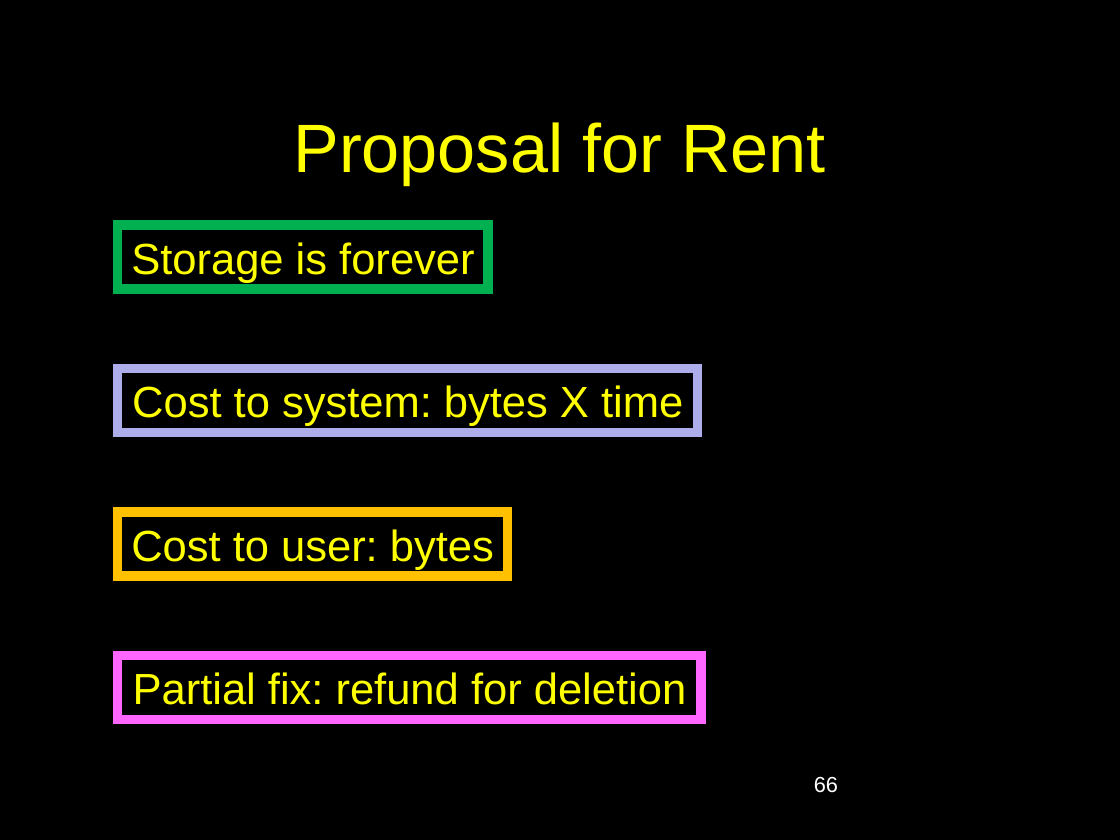
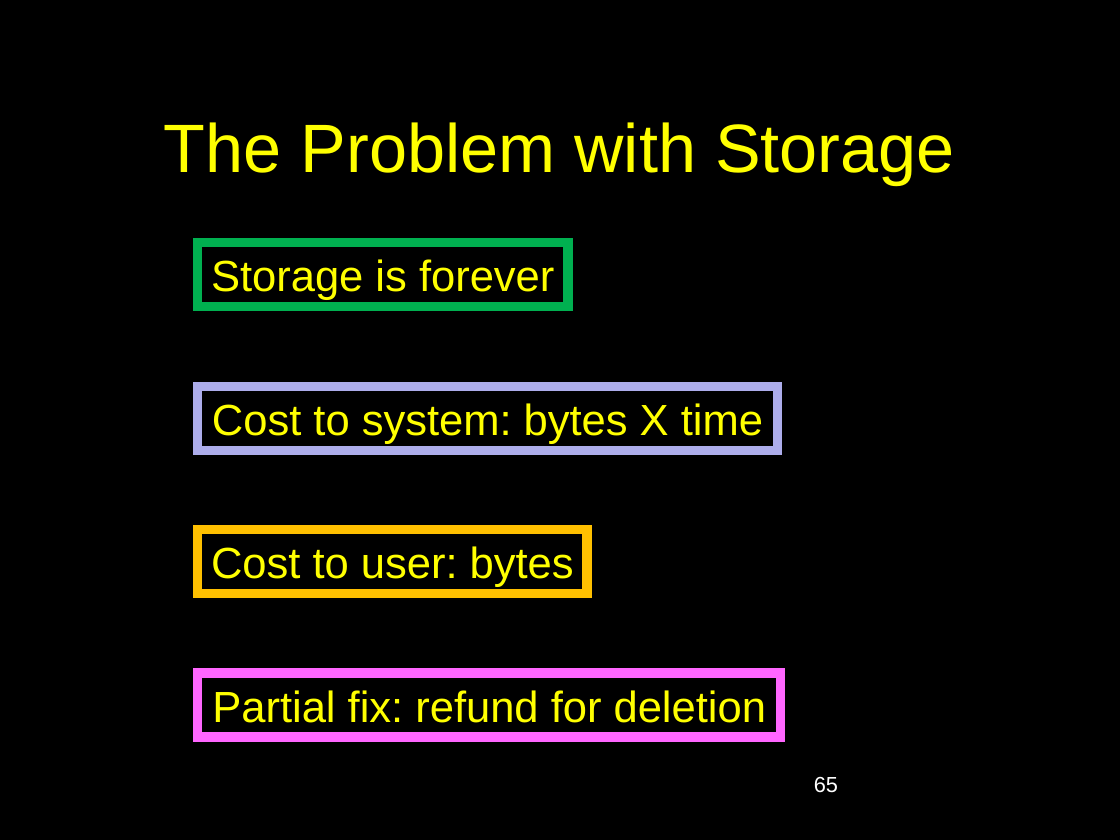
Before and after one commit to jadsmaeil/csci1951l, a slide deck: slide 65 of public/lecture-5-evm.pptx (slide 66 before the commit). Drawn at 1120x840 pixels with LibreOffice and Linux fonts; fonts in the diff are those of the drawing; background and template pictures are left out. Boxes give left, top, right and bottom in pixels: in the first picture for what was removed or moved away, otherwise in the second. Text is boxed around its words. In the diff, an @@ line names an element or a change of style, - is before the commit and + after.

```diff
--- a/public/lecture-5-evm.pptx
+++ b/public/lecture-5-evm.pptx
@@ title at (x1=164, y1=122, x2=955, y2=184): text changed @@
-Proposal for Rent
+The Problem with Storage
@@ 4 rectangles moved together from (x1=118, y1=225, x2=701, y2=719) to (x1=197, y1=243, x2=781, y2=737) @@
@@ page number at (x1=814, y1=776, x2=838, y2=793): text changed @@
-66
+65
```
Also in this commit, not shown: 15 other slides changed, 1 slide added, 3 slides removed, 1 other file.
